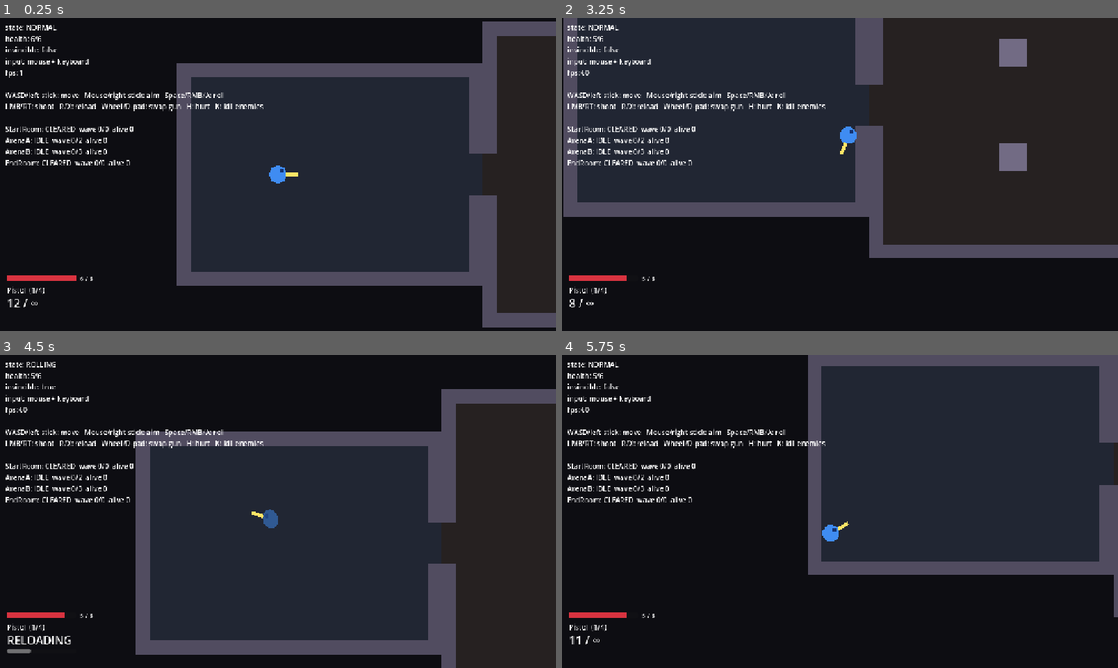
Above: before the commit, frames 1-4 (two rows, left to right).
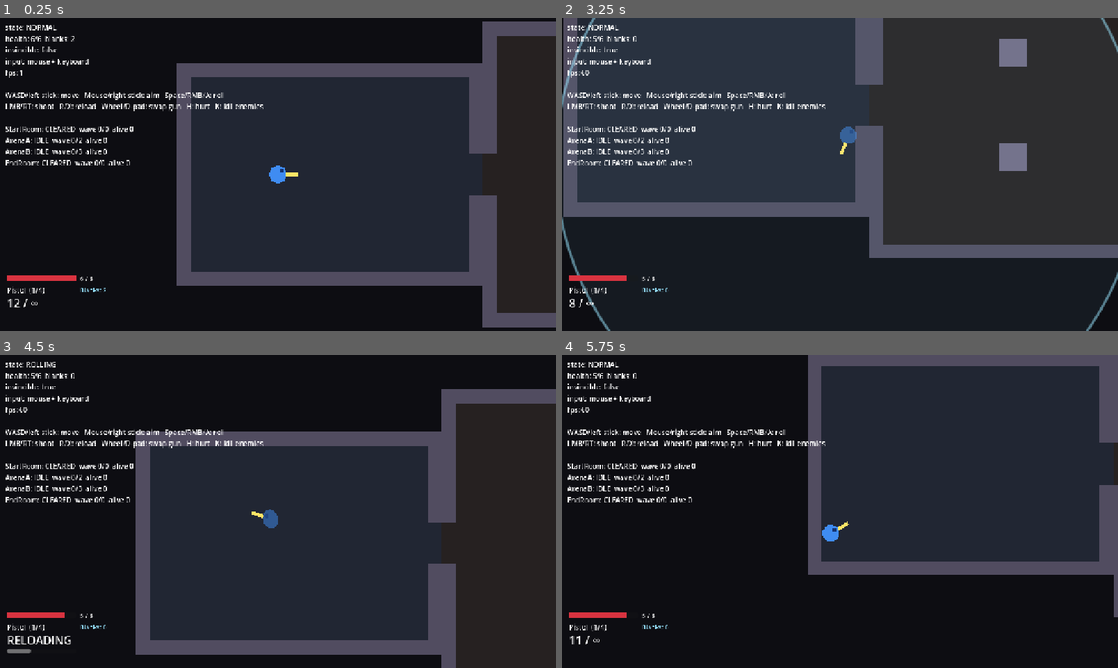
Above: after the commit, the same moments.

Repository: SalemRose/Gungeon-Massive-Ripoff-Edition
Game: Godot game, scene res://levels/test_level/test_level.tscn
Same seed, same stepped clock (60 frames per second), same inputs: the game is played once before the commit and once after it.
Inputs (mouse positions are in pixels of both pictures, inside the frame that each line leads up to):
- Up to frame 1 (0.25 s): no input
- Up to frame 2 (3.25 s): tap Enter at 0.5 s; move the mouse to (962, 158) at 0.52 s; press the mouse at (962, 158) at 0.53 s; hold D (move_right) 0.53-1.28 s; tap Q (blank) at 0.6, 3.05 s; move the mouse to (728, 190) at 1.27 s; release the mouse at (728, 190) at 1.28 s; hold S (move_down) 1.28-2.03 s; click (728, 190) at 1.35 s; tap H at 1.55, 2.1 s; move the mouse to (895, 105) at 2.02 s; hold D (move_right) 2.03-2.78 s; click (895, 105) at 2.17 s; tap K at 2.3, 2.85 s; move the mouse to (812, 237) at 2.77 s; hold W (move_up) from 2.78 s (still down); click (812, 237) at 2.92 s
- Up to frame 3 (4.5 s): move the mouse to (444, 558) at 3.52 s; release W (move_up) at 3.53 s; press the mouse at (444, 558) at 3.53 s; hold A (move_left) from 3.53 s (still down); tap Q (blank) at 3.6 s; tap R (reload) at 4.15 s; move the mouse to (111, 464) at 4.27 s; release the mouse at (111, 464) at 4.28 s; tap Space (dodge) at 4.35 s; click (111, 464) at 4.42 s
- Up to frame 4 (5.75 s): tap H at 4.55 s; move the mouse to (867, 511) at 5.02 s; release A (move_left) at 5.03 s; hold S (move_down) from 5.03 s (still down); tap E (interact) at 5.1 s; click (867, 511) at 5.17 s; tap K at 5.3 s

The runs differ from the first frame. In frame 1, less than 0.1% of the frame differs, in the area x 8-19%, y 5-88%; in frame 2, 0.8%, in the area x 0-100%, y 0-100%; in frame 3, less than 0.1%; in frame 4, less than 0.1%.

Commit message:
Step 5a: blank
- Q / left shoulder fires a blank: destroys hostile bullets within a screen's
  radius, pushes moving enemies away (weaker with distance), brief i-frames
- Player carries 2 blanks (max 5), add_blanks() for future pickups, HUD counter
- Bullets join a "bullets" group with is_hostile() and a pop-out destroy()
- Enemies join an "enemies" group with apply_knockback()
- Fix: Room added enemies to the tree before positioning them, which briefly
  put them at the room centre and shoved a player standing there

Co-Authored-By: Claude Sonnet 5.5 <noreply@anthropic.com>
Claude-Session: https://claude.ai/code/session_01EKLoHM38k4sTvWqdQMzUWo

Diff:
--- a/entities/enemies/enemy.gd
+++ b/entities/enemies/enemy.gd
@@ -82,6 +82,7 @@
 
 
 func _ready() -> void:
+	add_to_group("enemies")  # lets blanks and other effects find every enemy
 	health = max_health
 	_base_scale = visual.scale
 	if auto_activate:
@@ -146,6 +147,17 @@
 	return state != State.DEAD
 
 
+## Shoves the enemy (blanks, explosions...). It is a one-off speed boost that
+## the normal movement then slows back down, so it feels like a push.
+## Turrets don't move, and enemies that are not fighting yet are ignored.
+func apply_knockback(direction: Vector2, strength: float) -> void:
+	if movement == Movement.STATIONARY:
+		return
+	if state == State.DORMANT or state == State.SPAWNING or state == State.DEAD:
+		return
+	velocity = direction.normalized() * strength
+
+
 # --- Spawning and dying ---------------------------------------------------------
 
 func _finish_spawning() -> void:
--- /dev/null
+++ b/entities/player/blank_effect.gd
@@ -0,0 +1,69 @@
+class_name BlankEffect
+extends Node2D
+## The blank: a shockwave that wipes enemy bullets and shoves enemies back.
+##
+## Call it from anywhere (the player, a pickup, a boss phase):
+##     BlankEffect.fire(level_node, world_position, 420.0, 320.0)
+## It does the gameplay part immediately and spawns a short expanding ring that
+## frees itself. The caller does NOT need to keep a reference.
+##
+## WHAT IT AFFECTS
+##   - every HOSTILE bullet (one that can hit the player) inside the radius is
+##     destroyed. The player's own bullets are never touched.
+##   - every awake, moving enemy inside the radius is pushed away. The push is
+##     weaker at the edge of the radius. Turrets and enemies that are still
+##     spawning don't budge.
+##
+## ART: the ring is drawn in code in _draw(). Replace it with a sprite or an
+## animated effect later; the gameplay lives only in fire().
+
+const DURATION := 0.35
+const RING_COLOR := Color(0.6, 0.9, 1.0)
+
+var _max_radius: float = 100.0
+var _progress: float = 0.0
+
+
+## Triggers a blank. `parent` is the node the ring is added to (the level).
+static func fire(parent: Node, world_position: Vector2, radius: float, knockback: float) -> void:
+	var tree := parent.get_tree()
+
+	for node in tree.get_nodes_in_group("bullets"):
+		var bullet := node as Bullet
+		if bullet and bullet.is_hostile() and bullet.global_position.distance_to(world_position) <= radius:
+			bullet.destroy()
+
+	for node in tree.get_nodes_in_group("enemies"):
+		var enemy := node as Enemy
+		if enemy == null:
+			continue
+		var offset := enemy.global_position - world_position
+		var distance := offset.length()
+		if distance > radius:
+			continue
+		# Straight up from the player if the enemy is on top of us.
+		var direction := offset / distance if distance > 0.001 else Vector2.UP
+		enemy.apply_knockback(direction, knockback * lerpf(1.0, 0.4, distance / radius))
+
+	var effect := BlankEffect.new()
+	effect._max_radius = radius
+	effect.z_index = 50
+	parent.add_child(effect)
+	effect.global_position = world_position
+	var tween := effect.create_tween()
+	tween.tween_property(effect, "_progress", 1.0, DURATION)
+	tween.tween_callback(effect.queue_free)
+
+
+func _process(_delta: float) -> void:
+	queue_redraw()
+
+
+func _draw() -> void:
+	var radius := _max_radius * ease(_progress, 0.4)
+	var color := RING_COLOR
+	color.a = 1.0 - _progress
+	draw_arc(Vector2.ZERO, radius, 0.0, TAU, 96, color, 3.0, true)
+	var fill := RING_COLOR
+	fill.a = 0.12 * (1.0 - _progress)
+	draw_circle(Vector2.ZERO, radius, fill)
--- a/entities/player/player.gd
+++ b/entities/player/player.gd
@@ -19,6 +19,7 @@
 
 signal health_changed(current: int, maximum: int)
 signal rolled(direction: Vector2)
+signal blanks_changed(current: int, maximum: int)
 signal died
 
 enum State { NORMAL, ROLLING, DEAD }
@@ -41,6 +42,18 @@
 ## Makes chained rolls feel responsive instead of "eaten".
 @export var roll_buffer_time: float = 0.12
 
+@export_group("Blank")
+@export var starting_blanks: int = 2
+@export var max_blanks: int = 5
+## Bullets inside this distance are destroyed (about one screen).
+@export var blank_radius: float = 420.0
+## Enemy push speed at the player's feet (weaker farther away).
+@export var blank_knockback: float = 320.0
+## Invincibility right after a blank, so it can save you from a point-blank hit.
+@export var blank_iframes: float = 0.4
+## Stops a double-tap from burning two blanks.
+@export var blank_cooldown: float = 0.35
+
 @export_group("Aiming")
 ## 0 = camera stays on the player, 1 = camera sits on the cursor.
 @export_range(0.0, 1.0) var camera_lean: float = 0.25
@@ -68,6 +81,9 @@
 var _roll_cooldown_left: float = 0.0
 var _roll_buffer_left: float = 0.0
 var _hurt_iframes_left: float = 0.0
+var blanks: int
+var _blank_iframes_left: float = 0.0
+var _blank_cooldown_left: float = 0.0
 var _camera_lean: Vector2 = Vector2.ZERO
 var _shake: float = 0.0
 var _flash_left: float = 0.0
@@ -83,6 +99,8 @@
 	add_to_group("player")  # lets enemies find us: get_tree().get_first_node_in_group("player")
 	health = max_health
 	health_changed.emit(health, max_health)
+	blanks = mini(starting_blanks, max_blanks)
+	blanks_changed.emit(blanks, max_blanks)
 
 
 ## _input sees every raw event. We only use it to detect WHICH device the
@@ -122,9 +140,13 @@
 	_roll_cooldown_left = maxf(0.0, _roll_cooldown_left - delta)
 	_roll_buffer_left = maxf(0.0, _roll_buffer_left - delta)
 	_hurt_iframes_left = maxf(0.0, _hurt_iframes_left - delta)
+	_blank_iframes_left = maxf(0.0, _blank_iframes_left - delta)
+	_blank_cooldown_left = maxf(0.0, _blank_cooldown_left - delta)
 
 	if Input.is_action_just_pressed("dodge"):
 		_roll_buffer_left = roll_buffer_time
+	if Input.is_action_just_pressed("blank"):
+		use_blank()
 
 
 func _update_aim() -> void:
@@ -220,7 +242,7 @@
 
 func is_invincible() -> bool:
 	var rolling_protected := state == State.ROLLING and _roll_time < roll_iframes
-	return rolling_protected or _hurt_iframes_left > 0.0 or state == State.DEAD
+	return rolling_protected or _hurt_iframes_left > 0.0 or _blank_iframes_left > 0.0 or state == State.DEAD
 
 
 ## Called by enemy bullets and hazards. Damage is in half-hearts; fractions
@@ -239,6 +261,30 @@
 	return true
 
 
+## Spends one blank: destroys nearby enemy bullets, pushes enemies back and
+## grants a moment of invincibility. Works mid-roll. Returns false if there is
+## no blank to spend (or we are dead / still in the double-tap cooldown).
+func use_blank() -> bool:
+	if blanks <= 0 or state == State.DEAD or _blank_cooldown_left > 0.0:
+		return false
+	blanks -= 1
+	_blank_cooldown_left = blank_cooldown
+	_blank_iframes_left = blank_iframes
+	BlankEffect.fire(get_parent(), global_position, blank_radius, blank_knockback)
+	add_shake(4.0)
+	blanks_changed.emit(blanks, max_blanks)
+	return true
+
+
+## For pickups and shops. Returns how many were actually added (the player
+## can't carry more than max_blanks).
+func add_blanks(amount: int) -> int:
+	var before := blanks
+	blanks = clampi(blanks + amount, 0, max_blanks)
+	blanks_changed.emit(blanks, max_blanks)
+	return blanks - before
+
+
 func heal(amount: int) -> void:
 	health = mini(max_health, health + amount)
 	health_changed.emit(health, max_health)
@@ -265,10 +311,11 @@
 
 ## One-line status used by the test room's debug label.
 func debug_text() -> String:
-	return "state: %s\nhealth: %d/%d\ninvincible: %s\ninput: %s" % [
+	return "state: %s\nhealth: %d/%d  blanks: %d\ninvincible: %s\ninput: %s" % [
 		State.keys()[state],
 		health,
 		max_health,
+		blanks,
 		str(is_invincible()),
 		"gamepad" if using_gamepad else "mouse + keyboard",
 	]
--- a/entities/projectiles/bullet.gd
+++ b/entities/projectiles/bullet.gd
@@ -31,6 +31,8 @@
 
 ## Physics layer bit for walls and other solid level geometry.
 const WORLD_MASK := 1
+## Physics layer bit of the player.
+const PLAYER_MASK := 2
 
 var direction: Vector2 = Vector2.RIGHT
 
@@ -43,8 +45,27 @@
 
 
 func _ready() -> void:
+	add_to_group("bullets")  # lets blanks and other effects find every bullet
 	visual.modulate = color
 	rotation = direction.angle()
+
+
+## True if this bullet can hurt the player (an enemy bullet).
+func is_hostile() -> bool:
+	return (hit_mask & PLAYER_MASK) != 0
+
+
+## Removes the bullet with a quick pop instead of vanishing. It stops moving and
+## stops hurting immediately; only the little animation is left.
+func destroy() -> void:
+	if is_queued_for_deletion() or not is_physics_processing():
+		return
+	set_physics_process(false)
+	remove_from_group("bullets")
+	var tween := create_tween().set_parallel(true)
+	tween.tween_property(visual, "scale", Vector2(2.2, 2.2), 0.12)
+	tween.tween_property(visual, "modulate:a", 0.0, 0.12)
+	tween.chain().tween_callback(queue_free)
 
 
 func _physics_process(delta: float) -> void:
--- a/levels/rooms/room.gd
+++ b/levels/rooms/room.gd
@@ -315,8 +315,11 @@
 			push_warning("Room %s: wave %d contains a scene that is not an Enemy" % [name, wave_index])
 			continue
 		enemy.auto_activate = false  # the room wakes it up
+		# Position BEFORE adding to the tree: an enemy added first sits at the
+		# container's origin for a moment, and if the player is standing there
+		# the physics engine would shove the player out of the way.
+		enemy.position = _enemy_root.to_local(spots[i])
 		_enemy_root.add_child(enemy)
-		enemy.global_position = spots[i]
 		_alive[enemy.get_instance_id()] = enemy
 		# Count it as gone when it dies OR when it is removed in any other way
 		# (so a room can never get stuck waiting for a freed enemy).
--- a/levels/test_room/test_room.gd
+++ b/levels/test_room/test_room.gd
@@ -52,8 +52,8 @@
 		old.queue_free()
 	for spawn in ENEMY_SPAWNS:
 		var enemy := (spawn["scene"] as PackedScene).instantiate() as Enemy
+		enemy.position = enemies.to_local(spawn["position"])  # before add_child, see Room._spawn_wave
 		enemies.add_child(enemy)
-		enemy.global_position = spawn["position"]
 
 
 ## Draws the floor and a grid so movement is easy to see. Parents draw before
--- a/ui/hud/hud.gd
+++ b/ui/hud/hud.gd
@@ -10,6 +10,7 @@
 @onready var weapon_label: Label = $Root/WeaponLabel
 @onready var ammo_label: Label = $Root/AmmoLabel
 @onready var reload_bar: ProgressBar = $Root/ReloadBar
+@onready var blank_label: Label = $Root/BlankLabel
 @onready var room_label: Label = $RoomLabel
 
 var _player: Player
@@ -25,6 +26,7 @@
 	health_bar.max_value = _player.max_health
 	health_bar.value = _player.health
 	health_label.text = "%d / %d" % [_player.health, _player.max_health]
+	blank_label.text = "Blanks: %d" % _player.blanks
 
 	var manager := _player.weapon_manager
 	var weapon := manager.current
--- a/ui/hud/hud.tscn
+++ b/ui/hud/hud.tscn
@@ -54,6 +54,16 @@
 theme_override_font_sizes/font_size = 26
 text = "0 / 0"
 
+[node name="BlankLabel" type="Label" parent="Root"]
+layout_mode = 0
+offset_left = 168.0
+offset_top = 24.0
+offset_right = 264.0
+offset_bottom = 47.0
+theme_override_colors/font_color = Color(0.6, 0.9, 1, 1)
+theme_override_font_sizes/font_size = 14
+text = "Blanks: 2"
+
 [node name="ReloadBar" type="ProgressBar" parent="Root"]
 visible = false
 layout_mode = 0
Not shown, added: entities/player/blank_effect.gd.uid
